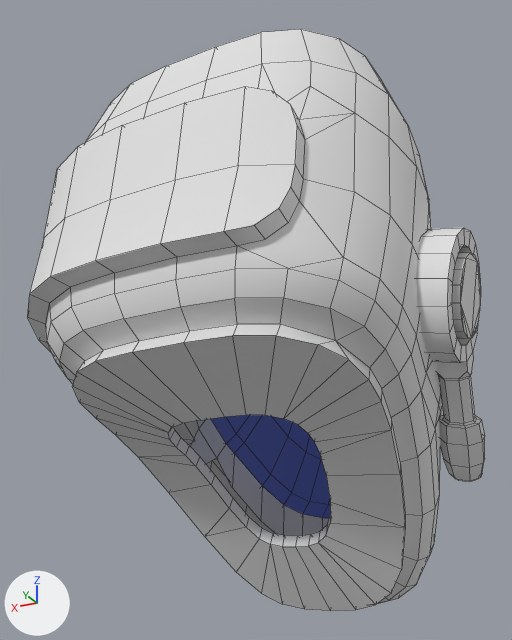
Renders of the FBX model RenegadeHomeTour/Assets/_Design/Models/Helmet.fbx from each side of a commit.
Both versions are drawn from a 50 mm lens placed at (-0.157, 0.395, -0.161), pointed at (0.006, 0.07, -0.015). The lights are fixed; the arrows at lower left show +X, +Y and +Z. Mesh edges are drawn as thin lines. Where no turn or scale is listed for an object, it has been applied to the vertices.
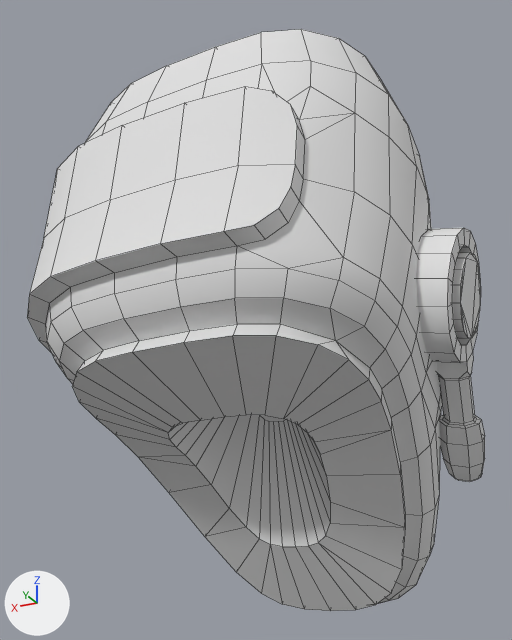
What differs and where, as boxes [x1, y1, x2, y2] in the pictures (512 x 640 px):
'Plane.001', reshaped
    both: [27, 29, 485, 611]
part 1 of me_plane_001, cut back
    before: [168, 427, 330, 547]
    after: [168, 415, 330, 547]

Diff of the bpy script that builds the scene:
```diff
--- a/RenegadeHomeTour/Assets/_Design/Models/Helmet.fbx.py
+++ b/RenegadeHomeTour/Assets/_Design/Models/Helmet.fbx.py
@@ mat_visor @@
 mat_visor.roughness = 0.867
-mat_visor.emission_color = (0.0112, 0.0154, 0.0578)  # dark blue #1b2144
-mat_visor.emission_strength = 1.81
@@ me_plane_001 @@
 # used by ob_plane_001; location = (0.0, 0.0, 0.0)
-me_plane_001.from_pydata(...)  # 882 vertices, 893 faces; spans x -0.114..0.1, y -0.068..0.19, z -0.163..0.119
+me_plane_001.from_pydata(...)  # 882 vertices, 890 faces; spans x -0.114..0.1, y -0.068..0.19, z -0.163..0.119
+# me_plane_001 part 1
+# 4 faces are deleted
+# 29 vertices move from x -0.035..0.036, y 0.034..0.12, z -0.126..-0.077 to x -0.014..0.014, y 0.056..0.09, z -0.069..-0.05
+# 1 new face joins them, mat_mat (white #e7e7e7)
 me_plane_001.materials.append(mat_visor)
```
